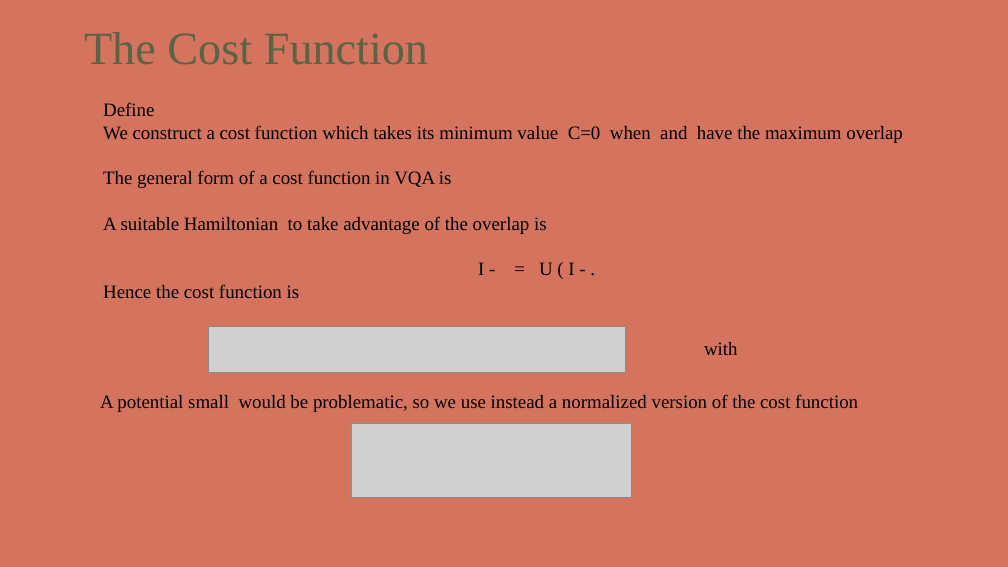
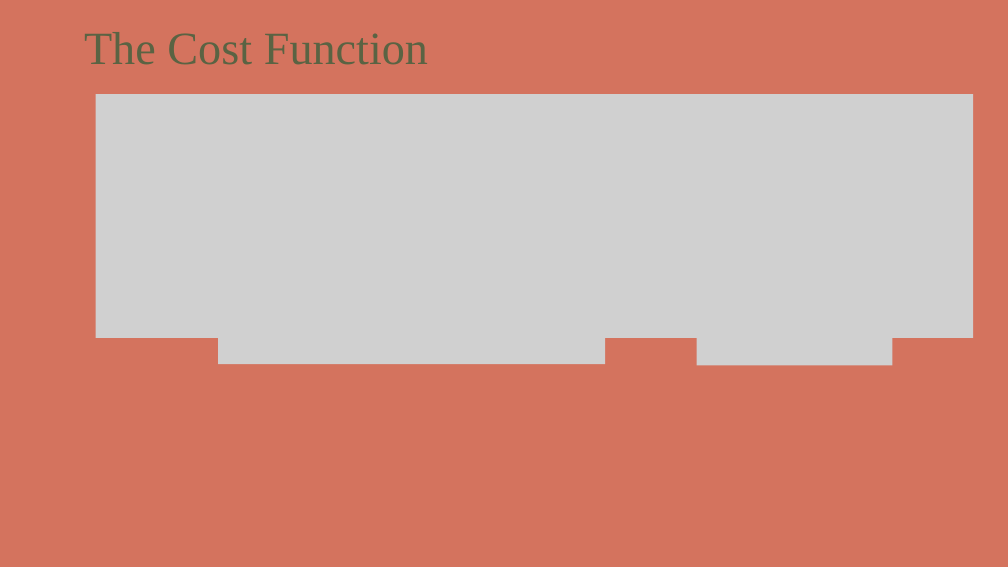
Before and after one commit to kthod/VQLS_algorithm, a slide deck: slide 21 of VQLS_presentation.pptx (slide 22 before the commit). Drawn at 1008x567 pixels with LibreOffice and Linux fonts; fonts in the diff are those of the drawing; grey boxes stand for pictures; background and template pictures are left out. Boxes give left, top, right and bottom in pixels: in the first picture for what was removed or moved away, otherwise in the second. Text is boxed around its words. In the diff, an @@ line names an element or a change of style, - is before the commit and + after.

```diff
--- a/VQLS_presentation.pptx
+++ b/VQLS_presentation.pptx
@@ picture added at box(96, 94, 974, 338) @@
@@ text removed at box(103, 102, 903, 298) @@
-Define
-We construct a cost function which takes its minimum value C=0 when and have the maximum overlap
-The general form of a cost function in VQA is
-A suitable Hamiltonian to take advantage of the overlap is
-I - = U ( I - .
-Hence the cost function is
@@ picture: place and size @@
-picture at box(209, 327, 626, 373)
+picture at box(219, 333, 606, 364)
@@ picture added at box(696, 333, 892, 366) @@
@@ text removed at box(704, 342, 738, 355) @@
-with
@@ text removed at box(100, 394, 858, 412) @@
-A potential small would be problematic, so we use instead a normalized version of the cost function
@@ picture removed at box(351, 423, 632, 497) @@
```
Also in this commit, not shown: 29 other slides changed, 4 slides added, 4 slides removed, 1 other file.
